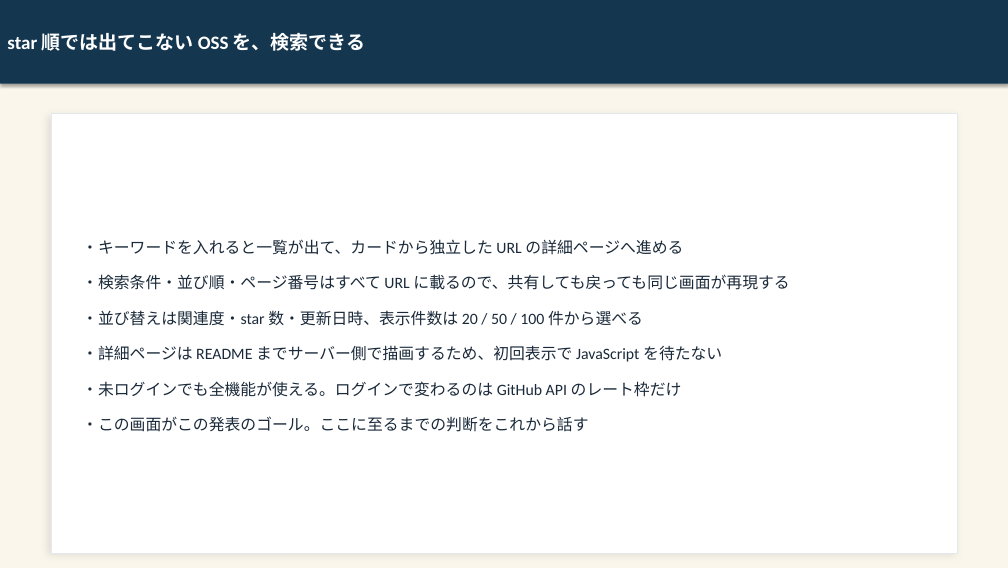
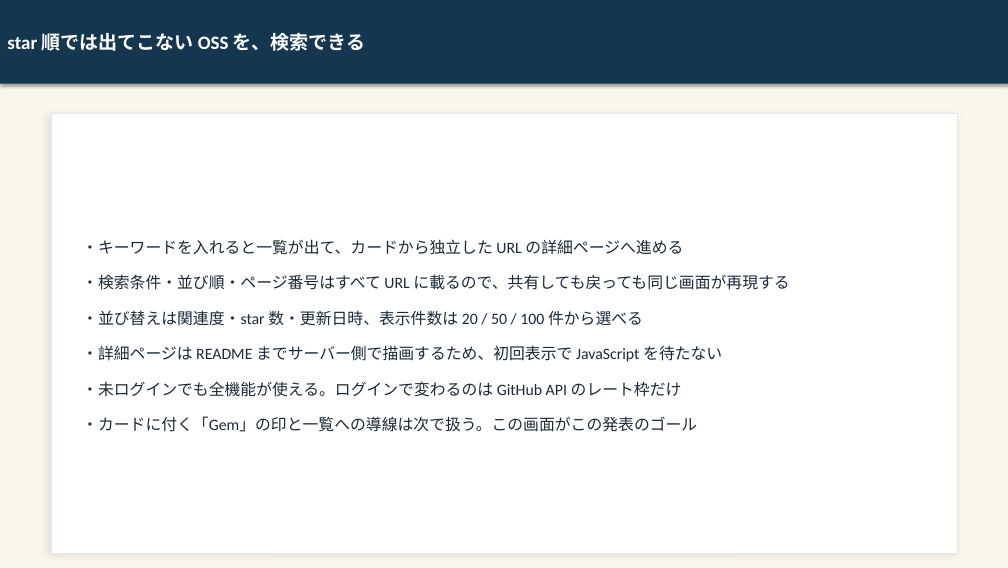
Before and after one commit to kai-kou/gem-hunter, a slide deck: slide 2 of content/slides/project-explanation-20260822/output/gem-hunter_text.pptx. Drawn at 1008x568 pixels with LibreOffice and Linux fonts; fonts in the diff are those of the drawing. Boxes give left, top, right and bottom in pixels: in the first picture for what was removed or moved away, otherwise in the second. Text is boxed around its words. In the diff, an @@ line names an element or a change of style, - is before the commit and + after.

```diff
--- a/content/slides/project-explanation-20260822/output/gem-hunter_text.pptx
+++ b/content/slides/project-explanation-20260822/output/gem-hunter_text.pptx
@@ text at box(82, 416, 697, 432): text changed @@
-・この画面がこの発表のゴール。ここに至るまでの判断をこれから話す
+・カードに付く「Gem」の印と一覧への導線は次で扱う。この画面がこの発表のゴール
```
Also in this commit, not shown: 11 other slides changed, 2 slides added, 4 other files.
